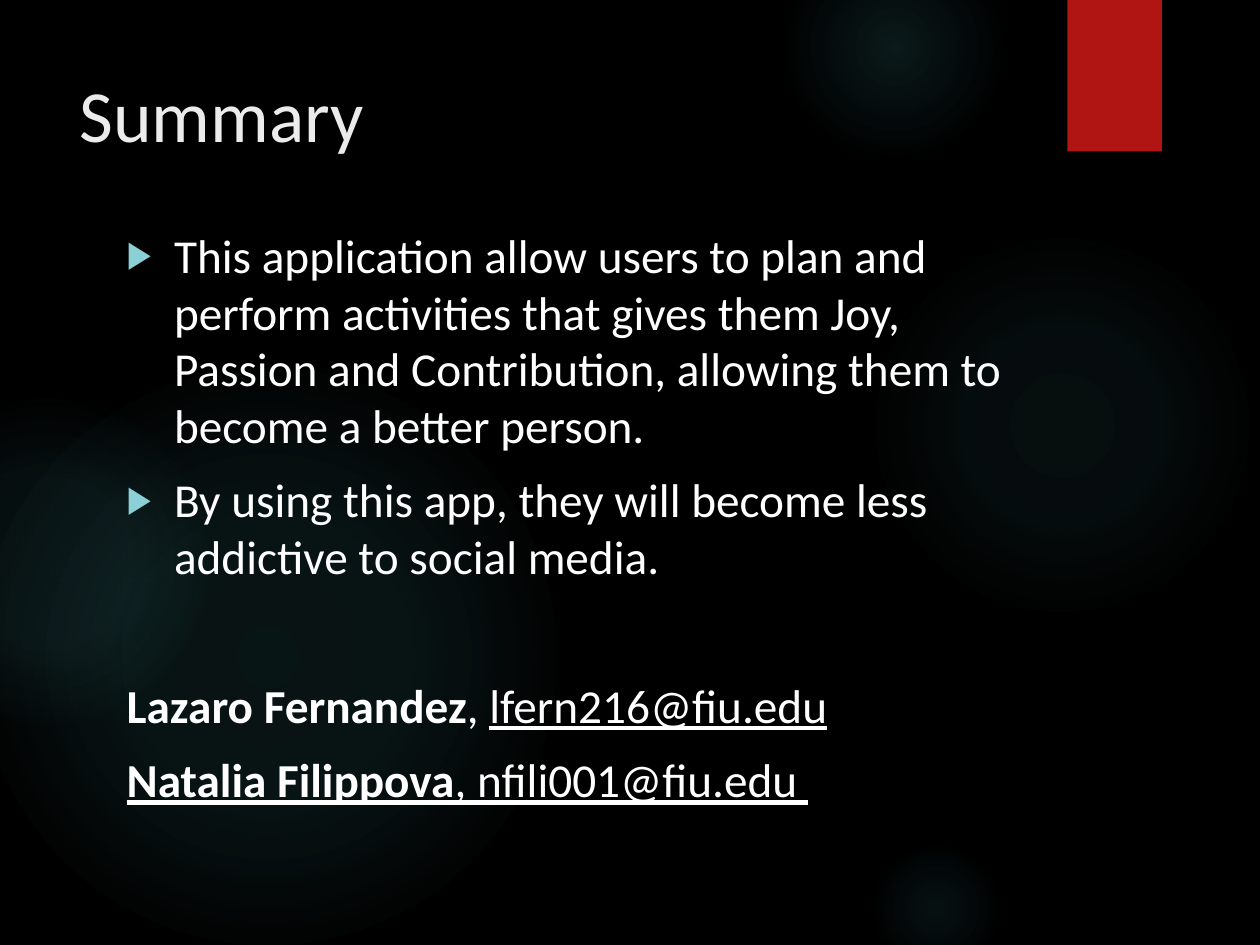
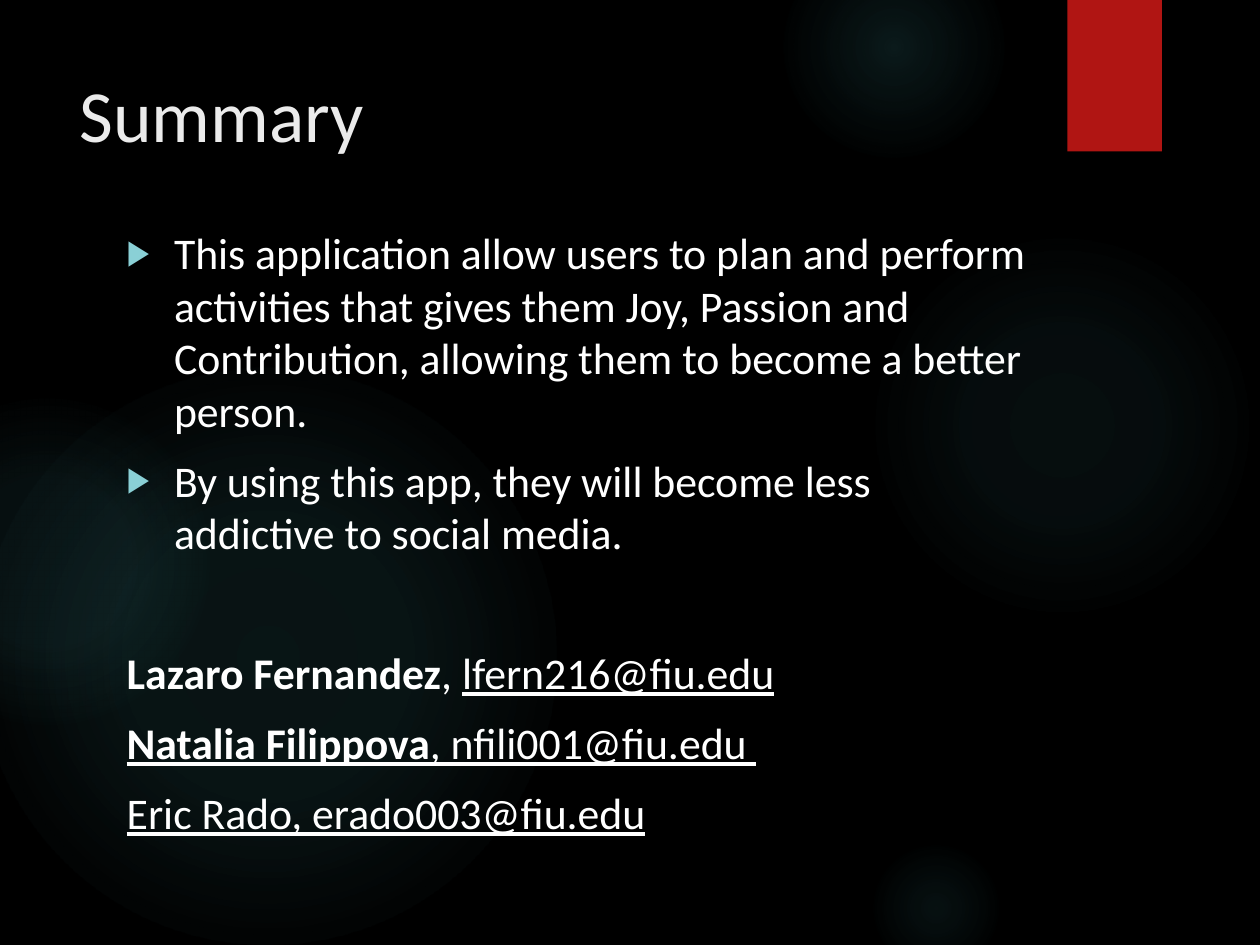
Before and after one commit to FIU-SCIS-Senior-Projects/Life-Management-Mobile-App-2.0, a slide deck: slide 7 of Presentation/Final Presentation Life Management.pptx. Drawn at 1260x945 pixels with LibreOffice and Linux fonts; fonts in the diff are those of the drawing; background and template pictures are left out. Boxes give left, top, right and bottom in pixels: in the first picture for what was removed or moved away, otherwise in the second. Text is boxed around its words. In the diff, an @@ line names an element or a change of style, - is before the commit and + after.

Commit message:
added new presentation

```diff
--- a/Presentation/Final Presentation Life Management.pptx
+++ b/Presentation/Final Presentation Life Management.pptx
@@ text at (x1=127, y1=238, x2=1025, y2=766): paragraph added @@
+Eric Rado, erado003@fiu.edu
@@ text at (x1=127, y1=238, x2=1025, y2=766): size 27 to 25 pt @@
```
Also in this commit, not shown: 1 other file.
